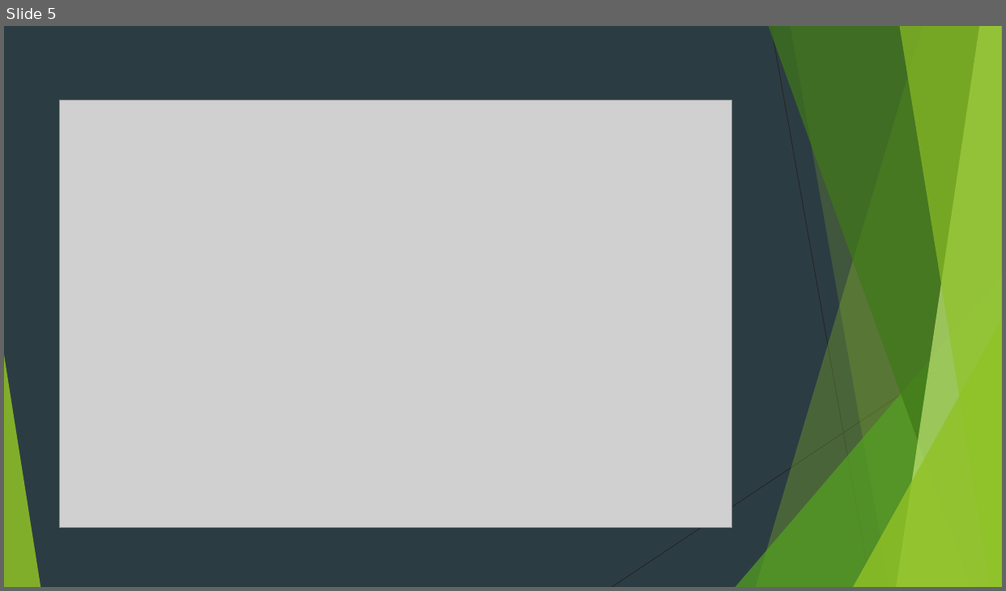
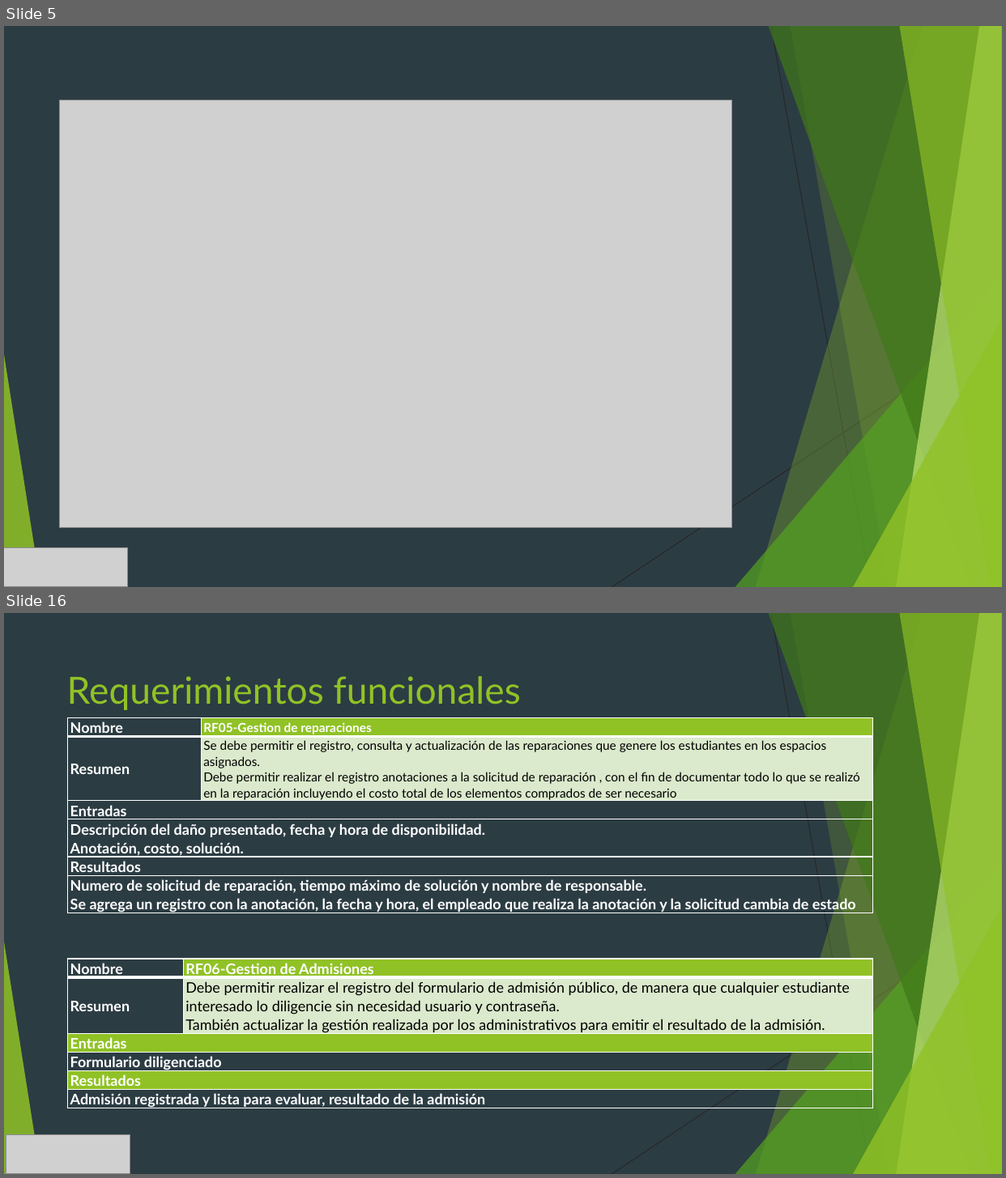
Before and after one commit to JefersonGuevara/Cru_Portal, a slide deck: Documentacion/SISTEMA DE INFORMACIÓN PARA LA GESTIÓN DE ADMISIONES.pptx. Shown one above the other, each under a label of ours: slide 5 before the commit, slides 5 and 16 after it; the slides between them are not shown. The pictures are 1006x591 and 1006x1178 pixels, drawn with LibreOffice and Linux fonts; fonts in the diff are those of the drawing; grey boxes stand for pictures. Boxes give left, top, right and bottom in pixels: in the first picture for what was removed or moved away, otherwise in the second. Text is boxed around its words. In the diff, an @@ line names an element or a change of style, - is before the commit and + after.

Commit message:
Actualizacion de Documentacion
Se realiza actualizacion del anteproyecto e acuerdo los items planteados.
Se agregan licencias de los ide trabajados

```diff
--- a/Documentacion/SISTEMA DE INFORMACIÓN PARA LA GESTIÓN DE ADMISIONES.pptx
+++ b/Documentacion/SISTEMA DE INFORMACIÓN PARA LA GESTIÓN DE ADMISIONES.pptx
@@ slide 16 added at <box>4,613,1002,1174</box>, background #2C3C43; not listed: 10 template elements that a slide beside it also shows @@
@@ title added at <box>67,676,521,710</box>, 36 pt, text #90C226 @@
+Requerimientos funcionales
@@ table added at <box>68,717,872,927</box>, 6 rows, 2 columns @@
+Nombre | RF05-Gestion de reparaciones
+Resumen | Se debe permitir el registro, consulta y actualización de las reparaciones que genere los estudiantes en los espacios asignados. / Debe permitir realizar el registro anotaciones a la solicitud de reparación , con el fin de documentar todo lo que se realizó en la reparación incluyendo el costo total de los elementos comprados de ser necesario
+Entradas | 
+Descripción del daño presentado, fecha y hora de disponibilidad. / Anotación, costo, solución. | 
+Resultados | 
+Numero de solicitud de reparación, tiempo máximo de solución y nombre de responsable. / Se agrega un registro con la anotación, la fecha y hora, el empleado que realiza la anotación y la solicitud cambia de estado | 
@@ table added at <box>68,959,872,1112</box>, 6 rows, 2 columns @@
+Nombre | RF06-Gestion de Admisiones
+Resumen | Debe permitir realizar el registro del formulario de admisión público, de manera que cualquier estudiante interesado lo diligencie sin necesidad usuario y contraseña. / También actualizar la gestión realizada por los administrativos para emitir el resultado de la admisión.
+Entradas | 
+Formulario diligenciado | 
+Resultados | 
+Admisión registrada y lista para evaluar, resultado de la admisión | 
@@ picture added at <box>6,1135,130,1174</box> @@
@@ slide 5 changed as well @@
@@ picture added at <box>4,548,128,587</box> @@
```
Also in this commit, not shown: 11 other slides changed, 18 other slides added, 8 slides removed, 7 other files.
